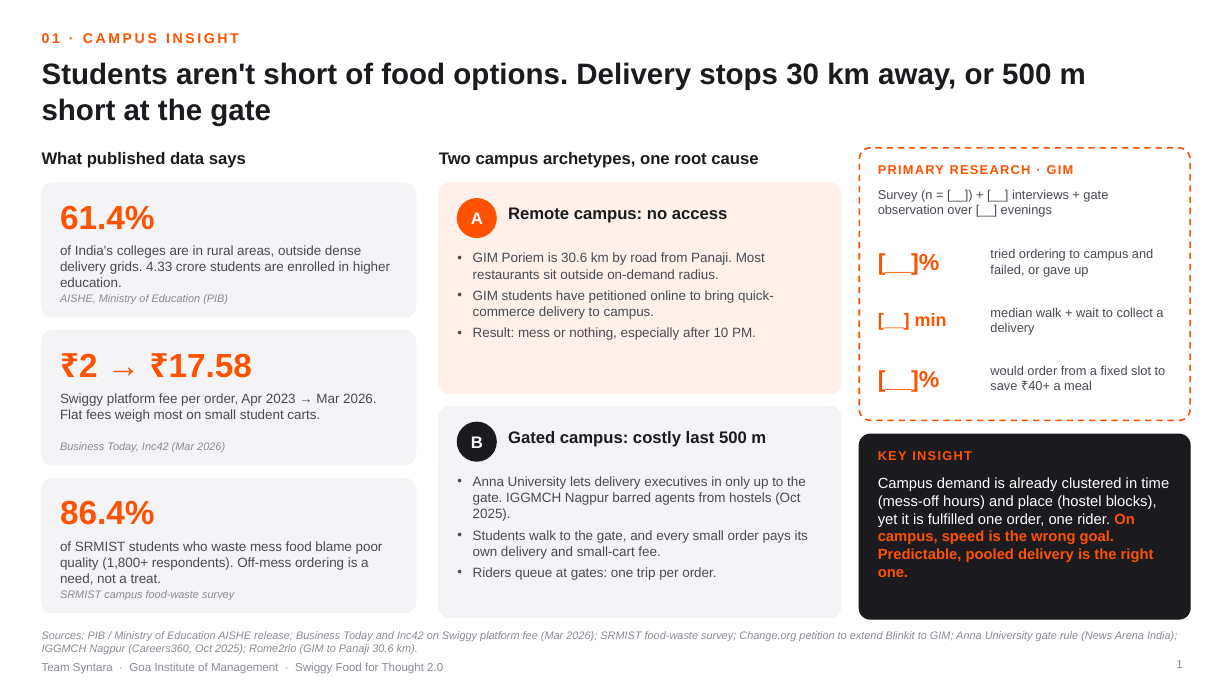
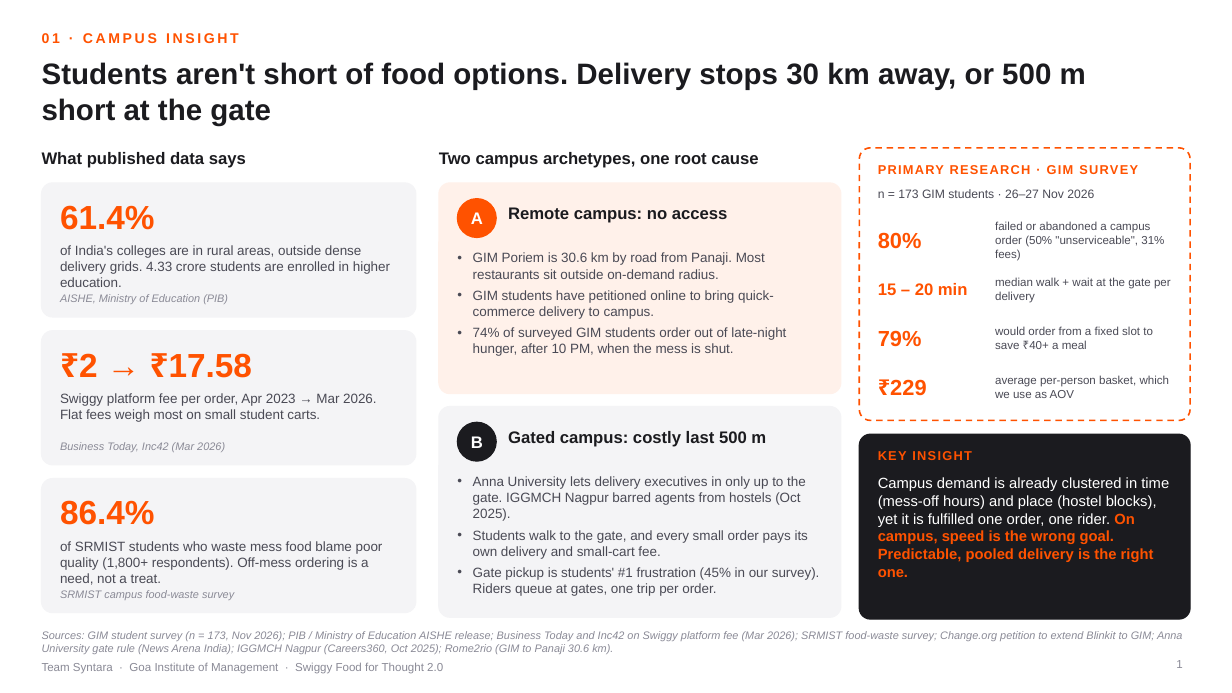
Before and after one commit to SamarthKamat/Swiggy, a slide deck: slide 1 of deck/CampusRun_TeamSyntara_GIM.pptx. Drawn at 1232x693 pixels with LibreOffice and Linux fonts; fonts in the diff are those of the drawing; background and template pictures are left out. Boxes give left, top, right and bottom in pixels: in the first picture for what was removed or moved away, otherwise in the second. Text is boxed around its words. In the diff, an @@ line names an element or a change of style, - is before the commit and + after.

```diff
--- a/deck/CampusRun_TeamSyntara_GIM.pptx
+++ b/deck/CampusRun_TeamSyntara_GIM.pptx
@@ text at (878,165,1138,174): text changed @@
-PRIMARY RESEARCH · GIM
+PRIMARY RESEARCH · GIM SURVEY
@@ text at (878,189,1094,198): text changed; size 10 to 9.5 pt @@
-Survey (n = [__]) + [__] interviews + gate observation over [__] evenings
+n = 173 GIM students · 26–27 Nov 2026
@@ text at (878,232,922,249): text changed; size 18 to 17 pt @@
-[__]%
+80%
@@ text at (995,221,1164,261): text changed; size 10 to 9 pt @@
-tried ordering to campus and failed, or gave up
+failed or abandoned a campus order (50% "unserviceable", 31% fees)
@@ text at (878,283,968,295): text changed; size 14 to 13 pt @@
-[__] min
+15 – 20 min
@@ text at (995,277,1171,303): text changed; size 10 to 9 pt @@
-median walk + wait to collect a delivery
+median walk + wait at the gate per delivery
@@ text at (473,327,786,356): text changed @@
-• Result: mess or nothing, especially after 10 PM.
+• 74% of surveyed GIM students order out of late-night hunger, after 10 PM, when the mess is shut.
@@ text "would order from a fixed ...": place and size @@
-text "would order from a fixed ..." at (990,365,1166,390)
+text "would order from a fixed ..." at (995,326,1153,349)
@@ text "would order from a fixed ..." at (995,326,1153,349): size 10 to 9 pt @@
@@ text at (878,330,922,347): text changed; size 18 to 17 pt @@
-[__]%
+79%
@@ text added at (890,379,926,396), 17 pt, text #FF5200, bold @@
+₹229
@@ text added at (995,375,1170,398), 9 pt, text #4A4A55 @@
+average per-person basket, which we use as AOV
@@ text at (473,567,820,596): text changed @@
-• Riders queue at gates: one trip per order.
+• Gate pickup is students' #1 frustration (45% in our survey). Riders queue at gates, one trip per order.
@@ text at (42,631,1183,654): text changed @@
-Sources: PIB / Ministry of Education AISHE release; Business Today and Inc42 on Swiggy platform fee (Mar 2026); SRMIST food-waste survey; Change.org petition to extend Blinkit to GIM; Anna University gate rule (News Arena India); IGGMCH Nagpur (Careers360, Oct 2025); Rome2rio (GIM to Panaji 30.6 km).
+Sources: GIM student survey (n = 173, Nov 2026); PIB / Ministry of Education AISHE release; Business Today and Inc42 on Swiggy platform fee (Mar 2026); SRMIST food-waste survey; Change.org petition to extend Blinkit to GIM; Anna University gate rule (News Arena India); IGGMCH Nagpur (Careers360, Oct 2025); Rome2rio (GIM to Panaji 30.6 km).
```
Also in this commit, not shown: 3 other slides changed, 21 other files.
